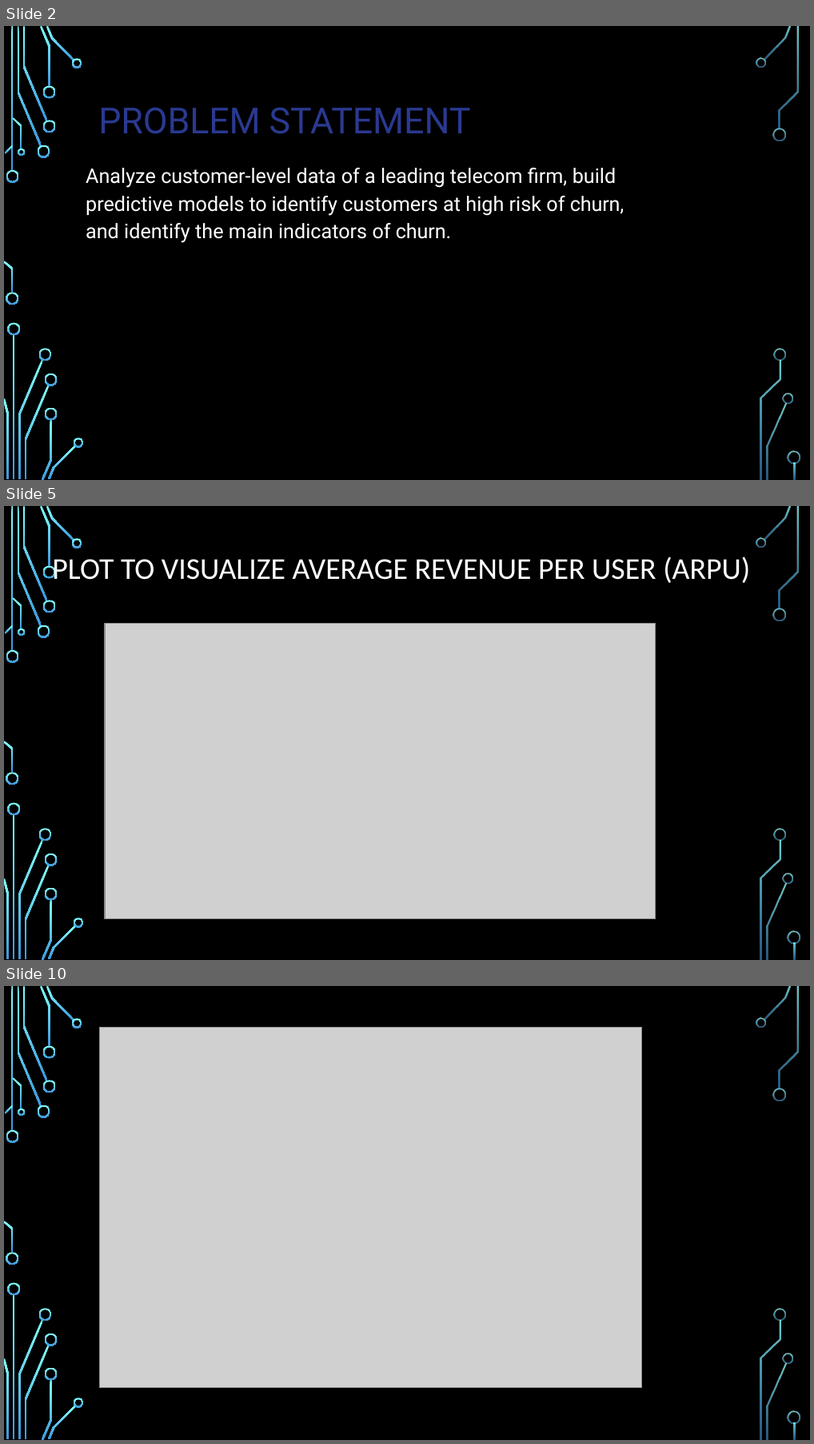
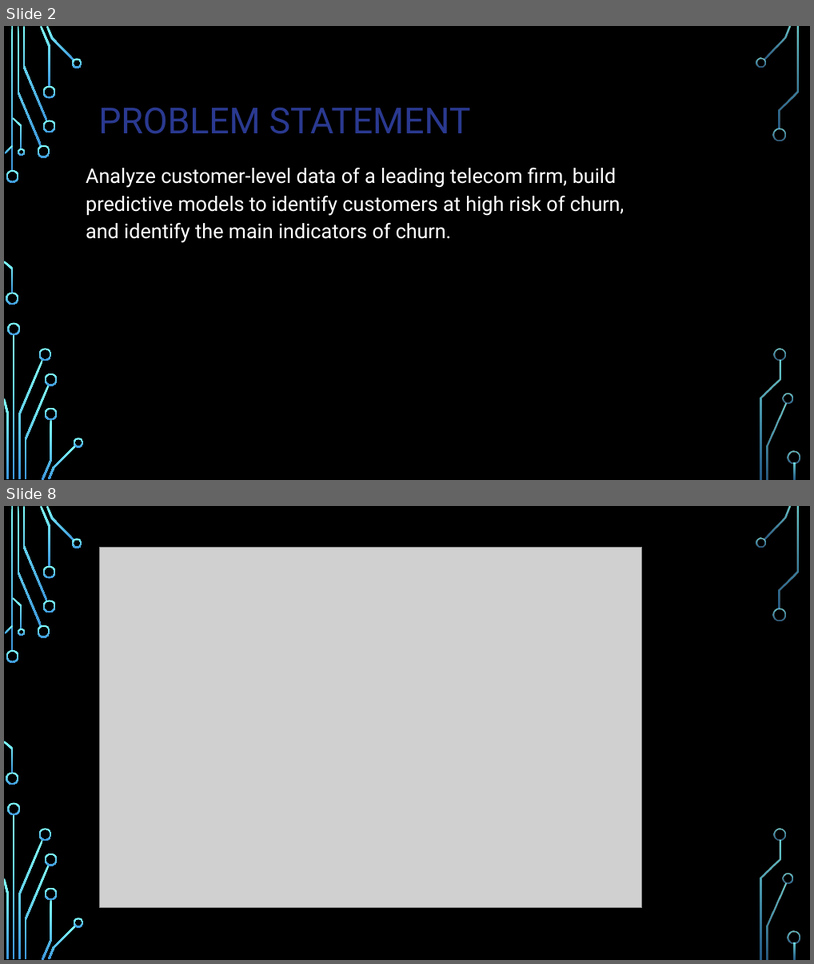
Before and after one commit to mohantvss/CI-CD, a slide deck: Domain_Telecom_Churn.pptx. Shown one above the other, each under a label of ours: slides 2, 5 and 10 before the commit, slides 2 and 8 after it; the slides between them are not shown. The pictures are 814x1444 and 814x964 pixels, drawn with LibreOffice and Linux fonts; fonts in the diff are those of the drawing; grey boxes stand for pictures; background and template pictures are left out. Boxes give left, top, right and bottom in pixels: in the first picture for what was removed or moved away, otherwise in the second. Text is boxed around its words. In the diff, an @@ line names an element or a change of style, - is before the commit and + after.

```diff
--- a/Domain_Telecom_Churn.pptx
+++ b/Domain_Telecom_Churn.pptx
@@ slide 5 removed at (4, 506, 810, 960), background picture (left out); not listed: 36 template elements that a slide beside it also shows @@
@@ title removed at (52, 556, 750, 583) @@
-PLOT TO VISUALIZE AVERAGE REVENUE PER USER (ARPU)
@@ picture removed at (105, 623, 655, 919) @@
@@ what was slide 10 is now slide 8 @@
```
Also in this commit, not shown: 5 slides changed, 1 slide added, 2 other slides removed.
